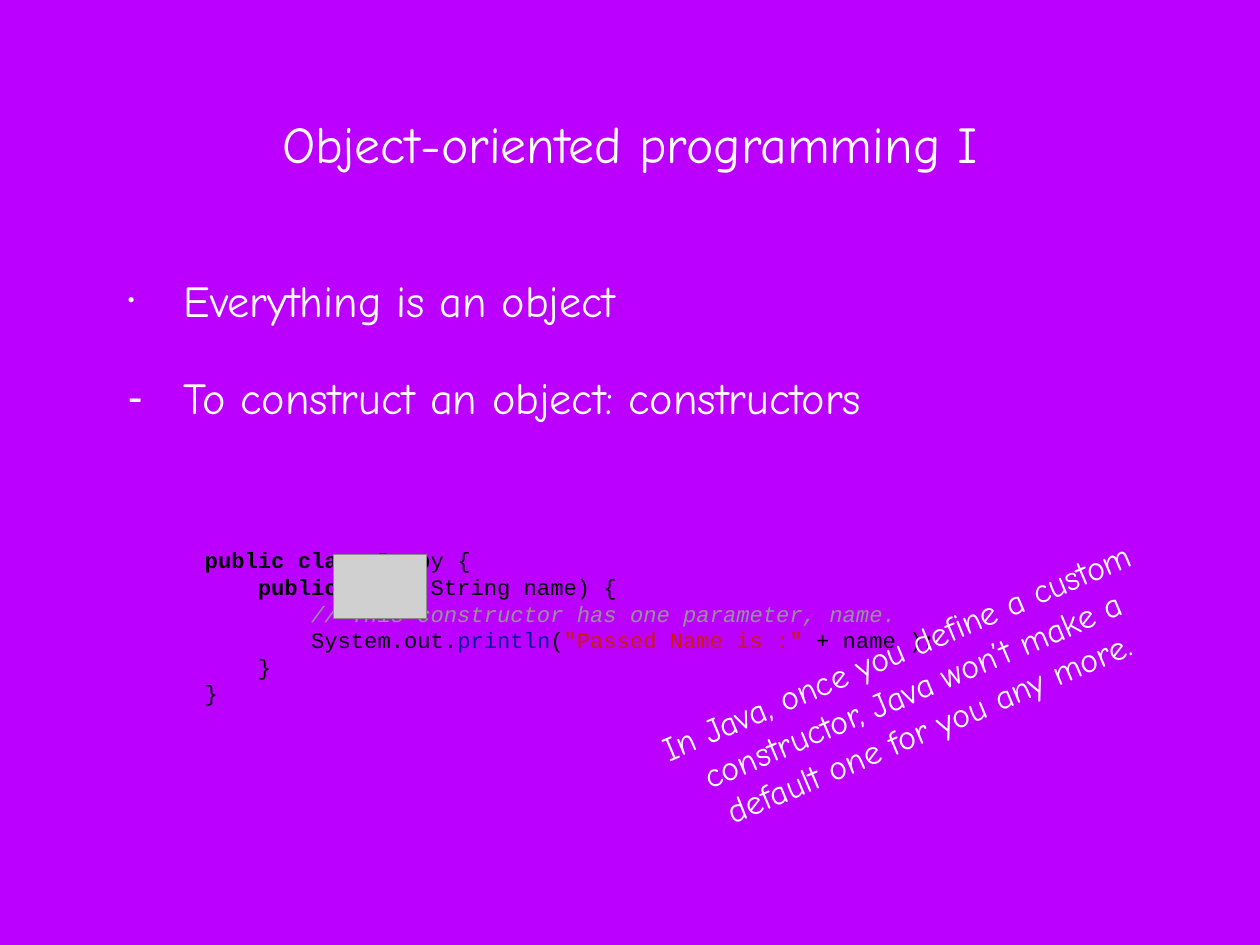
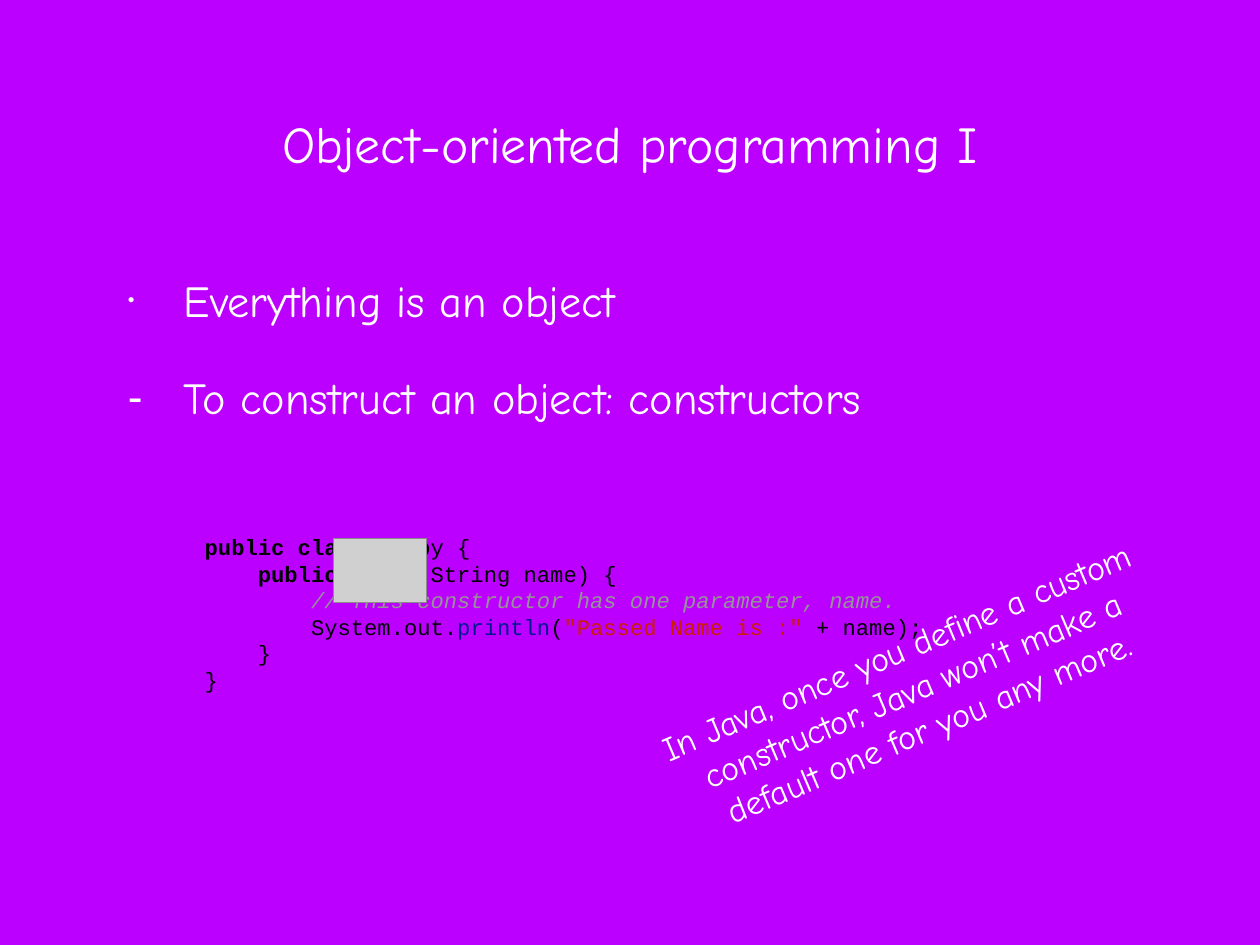
Before and after one commit to difficultcho/AP-A-2018.01.27--, a slide deck: slide 109 of AP计算机A-2018.01.27-张淼.pptx. Drawn at 1260x945 pixels with LibreOffice and Linux fonts; fonts in the diff are those of the drawing; grey boxes stand for pictures; background and template pictures are left out. Boxes give left, top, right and bottom in pixels: in the first picture for what was removed or moved away, otherwise in the second. Text is boxed around its words. In the diff, an @@ line names an element or a change of style, - is before the commit and + after.

```diff
--- a/AP计算机A-2018.01.27-张淼.pptx
+++ b/AP计算机A-2018.01.27-张淼.pptx
@@ text "public class Puppy {": place and size @@
-text "public class Puppy {" at [205,553,896,655]
+text "public class Puppy {" at [205,539,923,642]
@@ picture: place and size @@
-picture at [333,555,426,618]
+picture at [333,538,426,602]
@@ text at [311,619,923,642]: spaces changed @@
-System.out.println("Passed Name is :" + name );
+System.out.println("Passed Name is :" + name);
```
Also in this commit, not shown: 42 other slides changed, 1 slide added.
